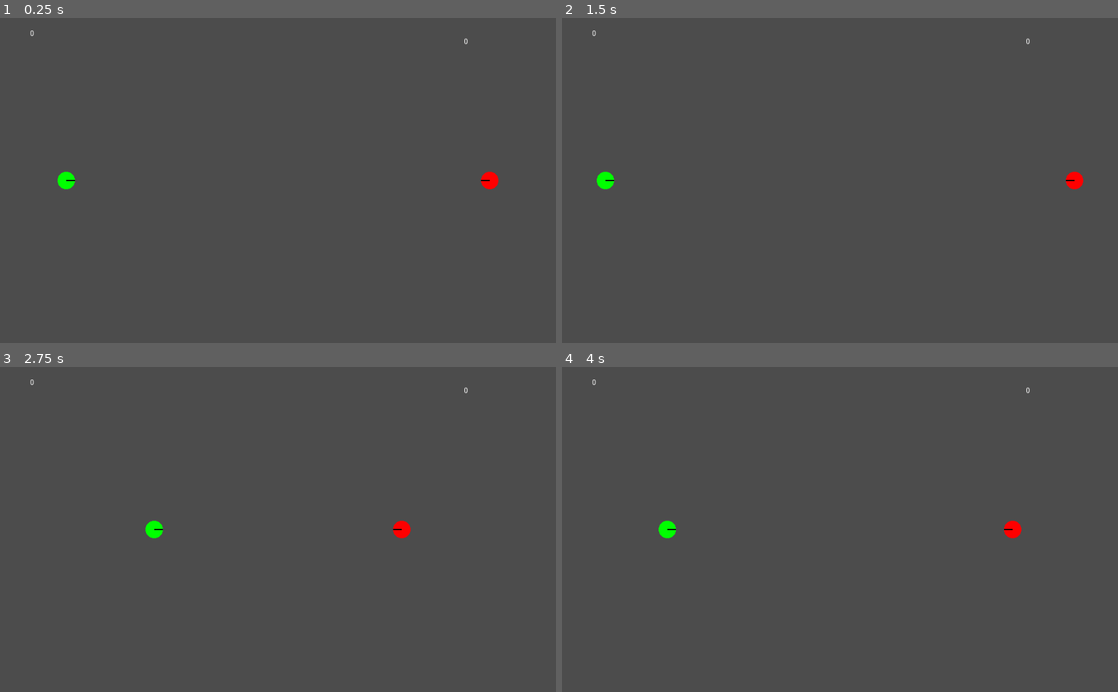
Above: before the commit, frames 1-4 (two rows, left to right).
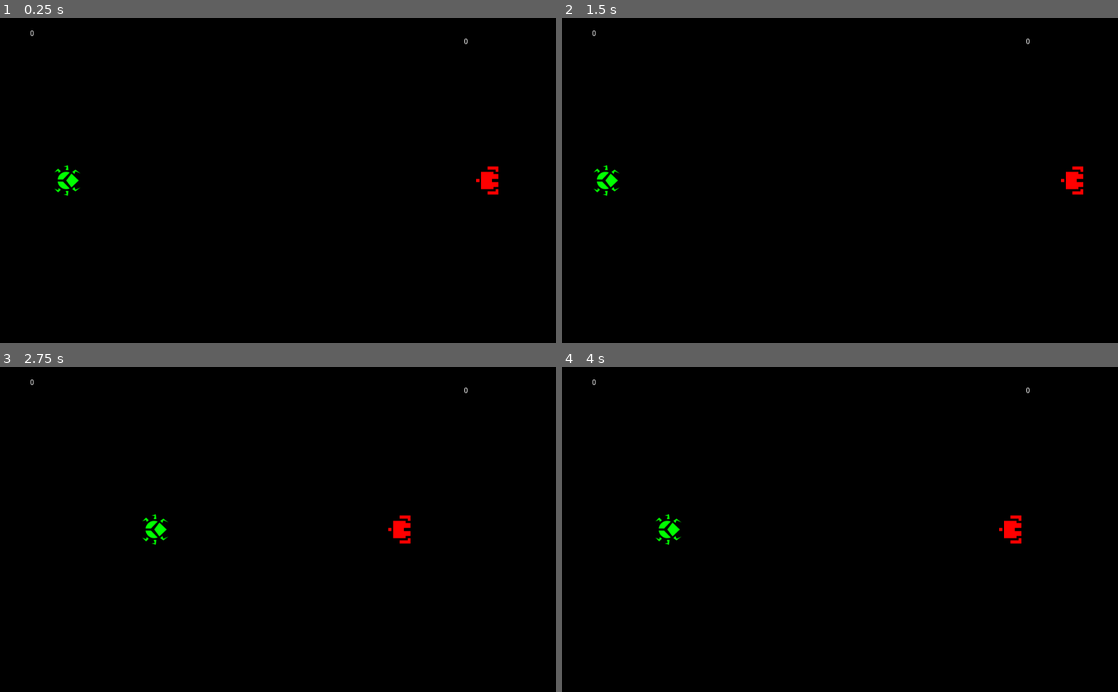
Above: after the commit, the same moments.

Repository: notapixelstudio/starship-olympics
Game: Godot game, scene res://Arena.tscn
The game is run twice, just before and just after one commit, with the same random seed, the same clock (stepped at 60 frames per second) and the same inputs.
Inputs:
- Up to frame 1 (0.25 s): no input
- Up to frame 2 (1.5 s): hold Backspace (continue) 0.53-1.28 s; tap Backspace (continue) at 1.35 s
- Up to frame 3 (2.75 s): hold Backspace (continue) from 2.03 s (still down)
- Up to frame 4 (4 s): release Backspace (continue) at 2.78 s; tap Backspace (continue) at 2.85 s; hold Backspace (continue) from 3.53 s (still down)

The runs differ from the first frame. In frame 1, 100% of the frame differs, in the area x 0-100%, y 0-100%; in frame 2, 100%; in frame 3, 100%; in frame 4, 100%.

Commit message:
Slightly less crappy art for ships

Diff:
--- a/Arena.tscn
+++ b/Arena.tscn
@@ -3,7 +3,7 @@
 [ext_resource path="res://Arena.gd" type="Script" id=1]
 [ext_resource path="res://Label1.gd" type="Script" id=2]
 
-[node name="Arena" type="Node" index="0"]
+[node name="Arena" type="Node"]
 
 script = ExtResource( 1 )
 
--- a/Ship.gd
+++ b/Ship.gd
@@ -9,8 +9,6 @@
 var count = 0
 signal died
 
-const RADIUS = 16
-
 var width
 var height
 
@@ -20,9 +18,8 @@
 var Bomb
 
 func _ready():
+	$Sprite.set_texture(load('res://'+player+'_ship.png'))
 	connect("died", get_node('/root/Arena'), "update_score")
-	$Circle.color = color
-	$Circle.radius = RADIUS
 	width = get_viewport().size.x
 	height = get_viewport().size.y
 
--- a/Ship.tscn
+++ b/Ship.tscn
@@ -1,14 +1,13 @@
-[gd_scene load_steps=4 format=2]
+[gd_scene load_steps=3 format=2]
 
 [ext_resource path="res://Ship.gd" type="Script" id=1]
-[ext_resource path="res://Circle.tscn" type="PackedScene" id=2]
 
 [sub_resource type="CircleShape2D" id=1]
 
 custom_solver_bias = 0.0
 radius = 16.0
 
-[node name="Ship" type="KinematicBody2D"]
+[node name="Ship" type="KinematicBody2D" index="0"]
 
 position = Vector2( 109.693, 210.2 )
 input_pickable = false
@@ -21,17 +20,11 @@
 color = Color( 0, 0, 0, 1 )
 player = "p1"
 
-[node name="CollisionShape2D" type="CollisionShape2D" parent="." index="0"]
+[node name="Sprite" type="Sprite" parent="." index="0"]
+
+scale = Vector2( 0.5, 0.5 )
+_sections_unfolded = [ "Transform" ]
+
+[node name="CollisionShape2D" type="CollisionShape2D" parent="." index="1"]
 
 shape = SubResource( 1 )
-
-[node name="Circle" parent="." index="1" instance=ExtResource( 2 )]
-
-[node name="Line2D" type="Line2D" parent="." index="2"]
-
-points = PoolVector2Array( 0, 0, 16, 0 )
-width = 2.0
-default_color = Color( 0, 0, 0, 1 )
-texture_mode = 1987387402
-sharp_limit = 2.0
-round_precision = 8
--- a/project.godot
+++ b/project.godot
@@ -38,4 +38,5 @@
 
 [rendering]
 
+environment/default_clear_color=Color( 0, 0, 0, 1 )
 environment/default_environment="res://default_env.tres"
--- /dev/null
+++ b/ships.svg
@@ -0,0 +1,155 @@
+<?xml version="1.0" encoding="UTF-8" standalone="no"?>
+<!-- Created with Inkscape (http://www.inkscape.org/) -->
+
+<svg
+   xmlns:dc="http://purl.org/dc/elements/1.1/"
+   xmlns:cc="http://creativecommons.org/ns#"
+   xmlns:rdf="http://www.w3.org/1999/02/22-rdf-syntax-ns#"
+   xmlns:svg="http://www.w3.org/2000/svg"
+   xmlns="http://www.w3.org/2000/svg"
+   xmlns:xlink="http://www.w3.org/1999/xlink"
+   xmlns:sodipodi="http://sodipodi.sourceforge.net/DTD/sodipodi-0.dtd"
+   xmlns:inkscape="http://www.inkscape.org/namespaces/inkscape"
+   width="210mm"
+   height="297mm"
+   viewBox="0 0 210 297"
+   version="1.1"
+   id="svg8"
+   inkscape:version="0.92.2 (5c3e80d, 2017-08-06)"
+   sodipodi:docname="ships.svg">
+  <defs
+     id="defs2" />
+  <sodipodi:namedview
+     id="base"
+     pagecolor="#000000"
+     bordercolor="#666666"
+     borderopacity="1.0"
+     inkscape:pageopacity="0"
+     inkscape:pageshadow="2"
+     inkscape:zoom="2"
+     inkscape:cx="97.00689"
+     inkscape:cy="27.744942"
+     inkscape:document-units="mm"
+     inkscape:current-layer="g4657"
+     showgrid="true"
+     inkscape:snap-grids="true"
+     inkscape:measure-start="0,0"
+     inkscape:measure-end="0,0"
+     inkscape:window-width="2160"
+     inkscape:window-height="1329"
+     inkscape:window-x="0"
+     inkscape:window-y="55"
+     inkscape:window-maximized="1"
+     inkscape:pagecheckerboard="false">
+    <inkscape:grid
+       type="xygrid"
+       id="grid3699"
+       empspacing="16"
+       color="#afafff"
+       opacity="0.50588235"
+       empcolor="#ffffff"
+       empopacity="0.57647059" />
+  </sodipodi:namedview>
+  <metadata
+     id="metadata5">
+    <rdf:RDF>
+      <cc:Work
+         rdf:about="">
+        <dc:format>image/svg+xml</dc:format>
+        <dc:type
+           rdf:resource="http://purl.org/dc/dcmitype/StillImage" />
+        <dc:title></dc:title>
+      </cc:Work>
+    </rdf:RDF>
+  </metadata>
+  <g
+     inkscape:label="Layer 1"
+     inkscape:groupmode="layer"
+     id="layer1">
+    <g
+       id="g4648">
+      <path
+         sodipodi:nodetypes="ccccc"
+         inkscape:connector-curvature="0"
+         id="circle3703"
+         d="m 10.133277,292.42146 -3.2541106,-3.35897 -2.6116756,-0.0289 c 0.1567921,1.32436 0.9284758,2.49741 2.0825618,3.1657 1.1556471,0.66592 2.5575683,0.74826 3.7832244,0.22221 z"
+         style="opacity:1;fill:#00ff00;fill-opacity:1;stroke:none;stroke-width:0.27399999;stroke-linecap:round;stroke-linejoin:round;stroke-miterlimit:4;stroke-dasharray:none;stroke-opacity:0.58947365" />
+      <path
+         sodipodi:nodetypes="ccccc"
+         inkscape:connector-curvature="0"
+         id="path3705"
+         d="m 10.133779,284.64571 c -1.2257347,-0.52638 -2.6278676,-0.44423 -3.7837264,0.22169 -1.1542183,0.6684 -1.9259285,1.84167 -2.0825618,3.16622 l 2.6116756,0.0289 z"
+         style="opacity:1;fill:#00ff00;fill-opacity:1;stroke:none;stroke-width:0.27399999;stroke-linecap:round;stroke-linejoin:round;stroke-miterlimit:4;stroke-dasharray:none;stroke-opacity:0.58947365" />
+      <path
+         sodipodi:nodetypes="ccccc"
+         inkscape:connector-curvature="0"
+         id="path3707"
+         d="m 14.552083,288.53333 -3.555815,-3.38016 -2.5296017,3.38016 2.5296017,3.37964 z"
+         style="fill:#00ff00;stroke:none;stroke-width:0.26458332px;stroke-linecap:butt;stroke-linejoin:miter;stroke-opacity:1" />
+      <path
+         inkscape:connector-curvature="0"
+         id="path4534"
+         d="m 4.7624868,292.2375 1.05834,0.79375 -1.32292,1.32291 -1.85208,-1.85208 1.85208,0.79375 z"
+         style="fill:#00ff00;fill-opacity:1;stroke:none;stroke-width:0.26458332px;stroke-linecap:butt;stroke-linejoin:miter;stroke-opacity:1" />
+      <path
+         style="fill:#00ff00;fill-opacity:1;stroke:none;stroke-width:0.26458332px;stroke-linecap:butt;stroke-linejoin:miter;stroke-opacity:1"
+         d="m 4.7624868,284.82916 1.05834,-0.79375 -1.32292,-1.32291 -1.85208,1.85208 1.85208,-0.79375 z"
+         id="path4536"
+         inkscape:connector-curvature="0" />
+      <path
+         sodipodi:nodetypes="cccccc"
+         inkscape:connector-curvature="0"
+         id="path4538"
+         d="m 8.2020768,283.50625 1.32292,0 -0.26458,-2.38125 -2.11667,0.52916 1.5875,0.26459 z"
+         style="fill:#00ff00;fill-opacity:1;stroke:none;stroke-width:0.26458332px;stroke-linecap:butt;stroke-linejoin:miter;stroke-opacity:1" />
+      <path
+         style="fill:#00ff00;fill-opacity:1;stroke:none;stroke-width:0.26458332px;stroke-linecap:butt;stroke-linejoin:miter;stroke-opacity:1"
+         d="m 8.2020768,293.56041 h 1.32292 l -0.26458,2.38125 -2.11667,-0.52916 1.5875,-0.26459 z"
+         id="path4540"
+         inkscape:connector-curvature="0"
+         sodipodi:nodetypes="cccccc" />
+      <path
+         sodipodi:nodetypes="cccccc"
+         inkscape:connector-curvature="0"
+         id="path4546"
+         d="m 11.377077,292.76666 1.05833,-1.05833 0.52917,1.32292 2.38125,-1.05834 -2.38125,1.85209 z"
+         style="fill:#00ff00;fill-opacity:1;stroke:none;stroke-width:0.26458332px;stroke-linecap:butt;stroke-linejoin:miter;stroke-opacity:1" />
+      <use
+         height="100%"
+         width="100%"
+         transform="matrix(1,0,0,-1,6.7999999e-6,577.06666)"
+         id="use4550"
+         xlink:href="#path4546"
+         y="0"
+         x="0" />
+    </g>
+    <g
+       id="g4657">
+      <path
+         style="opacity:1;fill:#ff0000;fill-opacity:1;stroke:none;stroke-width:3.77952766;stroke-linecap:round;stroke-linejoin:round;stroke-miterlimit:4;stroke-dasharray:none;stroke-opacity:1"
+         d="M 89 1074.5195 L 89 1078.5195 L 80 1078.5195 L 80 1083.9297 L 79.998047 1083.9316 L 80 1084.5195 L 80.007812 1087.5195 L 92 1087.5195 L 92 1093.5195 L 80 1093.5195 L 80 1102.5195 L 89 1102.5195 L 89 1106.5195 L 92 1106.5195 L 92 1106.5137 L 101 1106.4961 L 101 1106.5195 L 112 1106.5195 L 112 1074.5195 L 101 1074.5195 L 101 1074.5234 L 90 1074.5449 L 90 1074.5195 L 89 1074.5195 z "
+         transform="scale(0.26458333)"
+         id="rect4617" />
+      <rect
+         transform="rotate(90)"
+         y="-32.013828"
+         x="287.73959"
+         height="1.5875002"
+         width="1.5874988"
+         id="rect4554"
+         style="opacity:1;fill:#ff0000;fill-opacity:1;stroke:none;stroke-width:1.22474456;stroke-linecap:round;stroke-linejoin:round;stroke-miterlimit:4;stroke-dasharray:none;stroke-opacity:1" />
+      <path
+         id="rect4556"
+         d="m 26.458333,281.65417 h -5.291667 v 1.05833 0.52917 l -6.9e-4,1.05833 h 1.322917 l 6.9e-4,-1.05833 h 3.96875 z"
+         style="opacity:1;fill:#ff0000;fill-opacity:1;stroke:none;stroke-width:1.09544623;stroke-linecap:round;stroke-linejoin:round;stroke-miterlimit:4;stroke-dasharray:none;stroke-opacity:1"
+         inkscape:connector-curvature="0"
+         sodipodi:nodetypes="ccccccccc" />
+      <path
+         id="rect4561"
+         d="m 26.458333,293.825 h -3.96875 l -6.9e-4,-1.05834 h -1.322917 l 6.9e-4,1.05834 v 0.52917 1.05833 h 5.291667 z"
+         style="opacity:1;fill:#ff0000;fill-opacity:1;stroke:none;stroke-width:1.09544516;stroke-linecap:round;stroke-linejoin:round;stroke-miterlimit:4;stroke-dasharray:none;stroke-opacity:1"
+         inkscape:connector-curvature="0"
+         sodipodi:nodetypes="ccccccccc" />
+    </g>
+  </g>
+</svg>
Not shown, added: export_presets.cfg
Binary file added: p1_ship.png
Not shown, added: p1_ship.png.import
Binary file added: p2_ship.png
Not shown, added: p2_ship.png.import
Not shown, added: ships.svg.import
